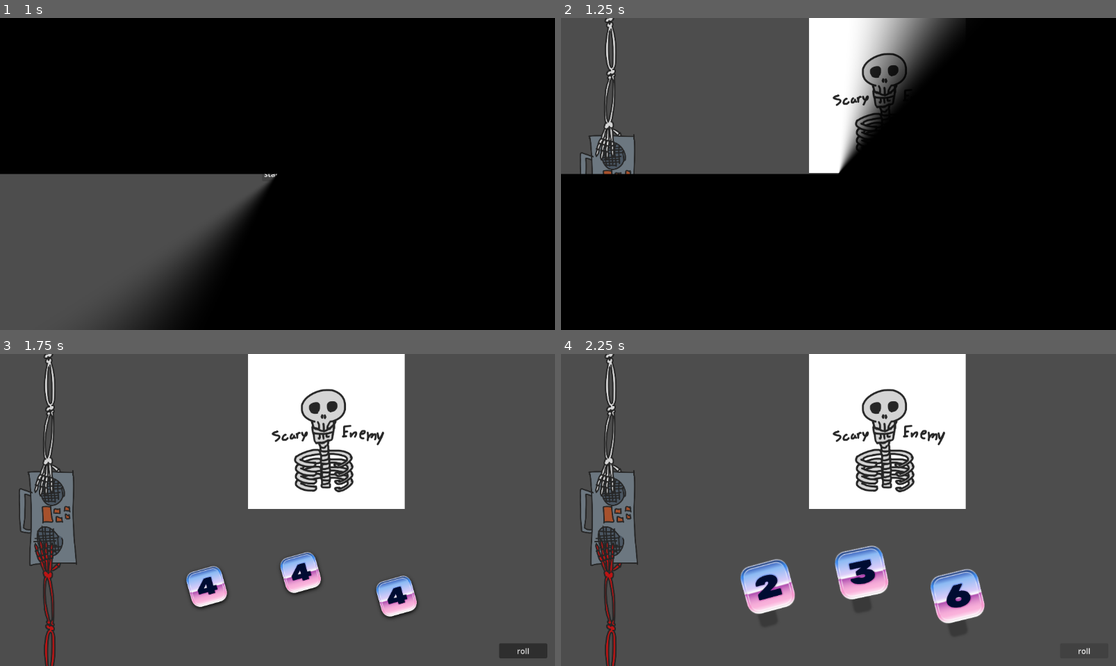
Above: before the commit, frames 1-4 (two rows, left to right).
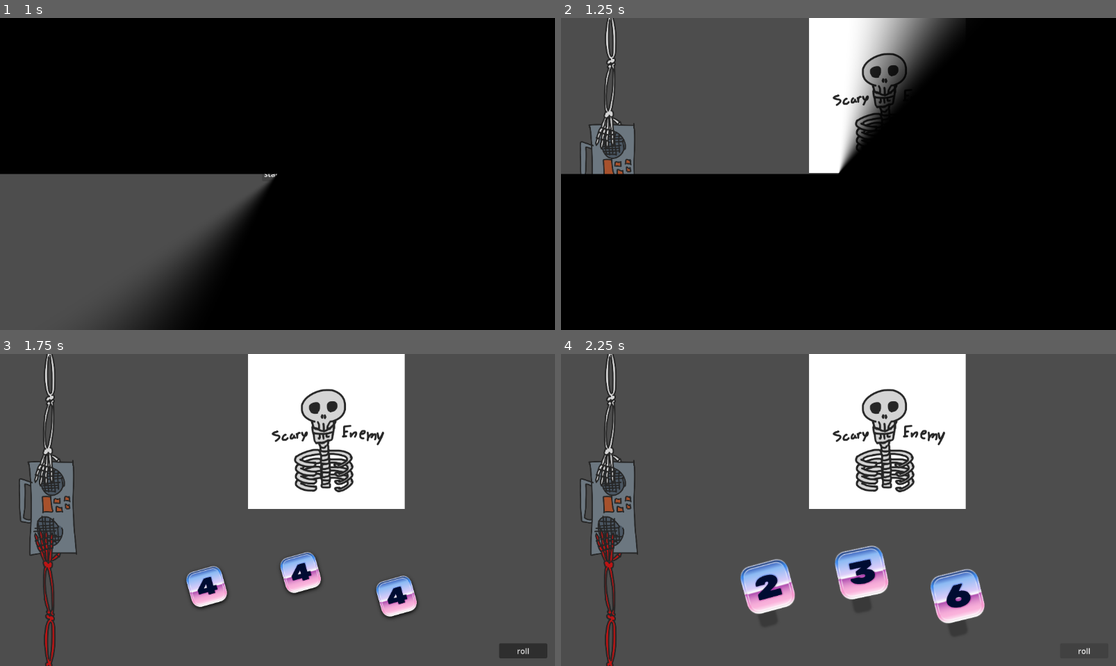
Above: after the commit, the same moments.

Repository: vhoyer/ludum_dare_60
Game: Godot game, scene res://stages/main_menu/main_menu.tscn
Same seed, same stepped clock (60 frames per second), same inputs: the game is played once before the commit and once after it.
Inputs (mouse positions are in pixels of both pictures, inside the frame that each line leads up to):
- Up to frame 1 (1 s): click "start! ,)" at 0.5 s
- Up to frame 2 (1.25 s): no input
- Up to frame 3 (1.75 s): move the mouse to (399, 494) at 1.27 s; hold Right (ui_right) from 1.28 s (still down); tap K at 1.35 s; click (399, 494) at 1.42 s
- Up to frame 4 (2.25 s): release Right (ui_right) at 2 s; click "roll" at 2 s

Frame 1 is identical in both runs. In frame 2, 1.2% of the frame differs, in the area x 3-14%, y 0-51%; in frame 3, 2.4%, in the area x 3-14%, y 0-100%; in frame 4, 2.4%.

Commit message:
💫 Add transition animation for when the value of the tug of war changes

Diff:
--- a/components/game_tug_of_war/game_tug_of_war.gd
+++ b/components/game_tug_of_war/game_tug_of_war.gd
@@ -11,6 +11,17 @@
 var value: float = 0.5:
 	set(v):
 		value = v
+
+		if _value_tween: _value_tween.kill()
+		_value_tween = self.create_tween()
+		_value_tween.set_ease(Tween.EASE_IN_OUT).set_trans(Tween.TRANS_CIRC)
+		_value_tween.tween_property(self, '_value_but_real', v, 0.2)
+
+var _value_tween: Tween
+
+var _value_but_real: float = 0.5:
+	set(value):
+		_value_but_real = value
 		_model_updated.emit()
 
 @export_group('private')
@@ -47,7 +58,7 @@
 
 
 func _update_view() -> void:
-	fill_bar.position.y = (self.size.y - _fill_margin * 2) * value + _fill_margin + _jitter
+	fill_bar.position.y = (self.size.y - _fill_margin * 2) * _value_but_real + _fill_margin + _jitter
 
 
 func _on_jitter_scheduler_timeout() -> void:
--- a/components/game_tug_of_war/game_tug_of_war.tscn
+++ b/components/game_tug_of_war/game_tug_of_war.tscn
@@ -17,7 +17,7 @@
 grow_vertical = 2
 size_flags_horizontal = 0
 script = ExtResource("1_4rdbg")
-value = 0.557
+value = 0.506
 _fill_margin = 120.0
 _jitter_range = 10.0
 
@@ -29,8 +29,8 @@
 anchor_top = 0.5
 anchor_right = 0.5
 anchor_bottom = 0.5
-offset_top = 23.256012
-offset_bottom = 23.256012
+offset_top = 2.447998
+offset_bottom = 2.447998
 grow_horizontal = 2
 grow_vertical = 2
 
